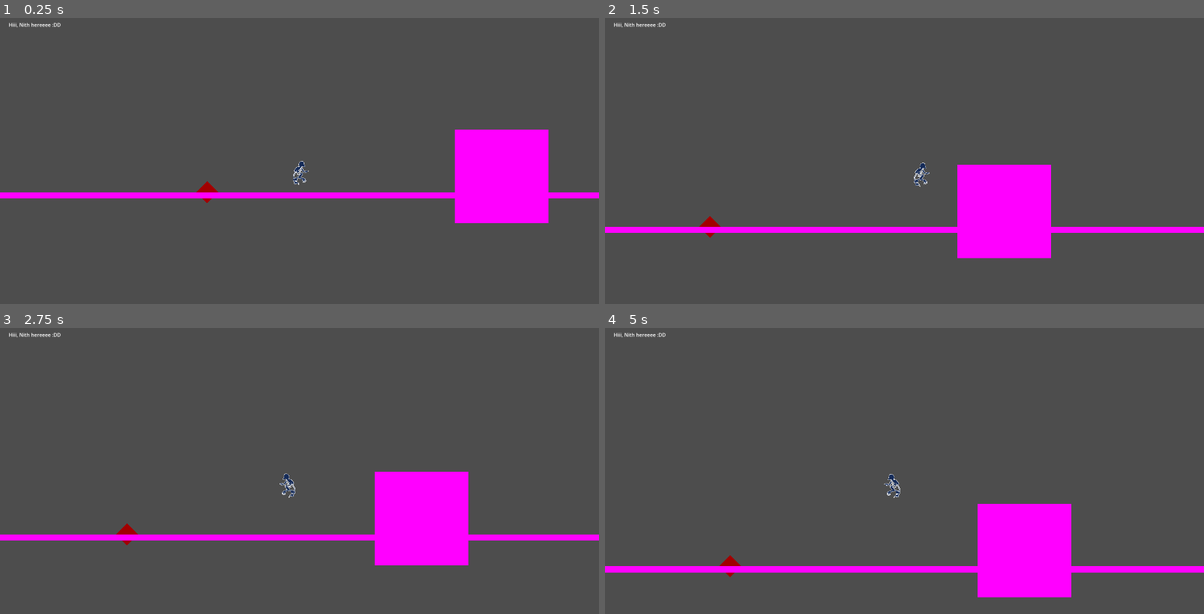
Above: before the commit, frames 1-4 (two rows, left to right).
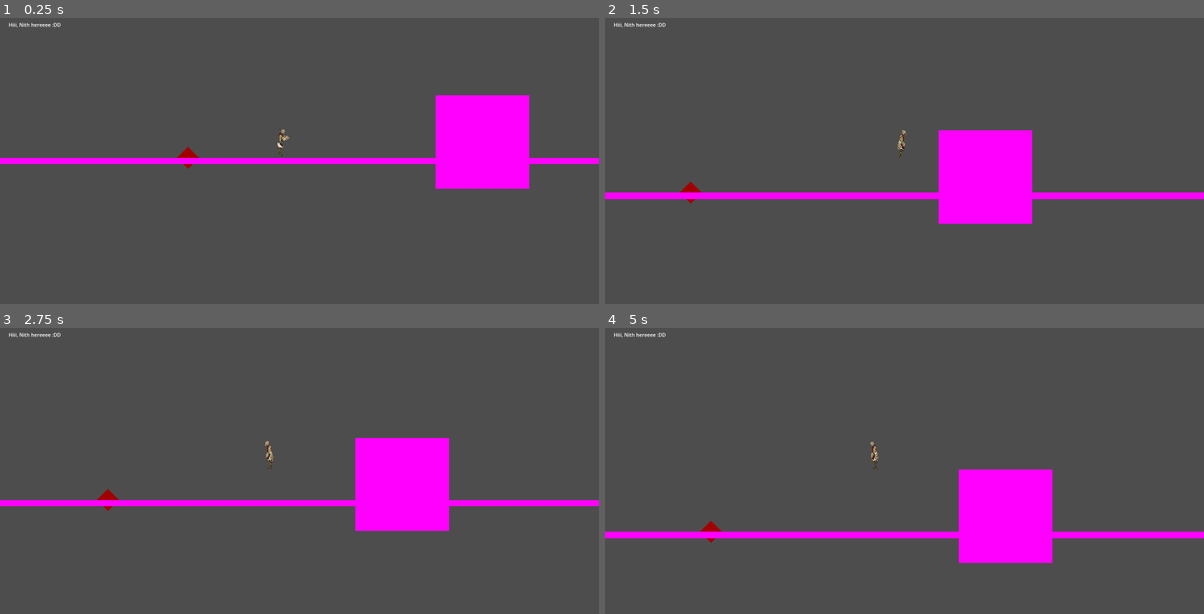
Above: after the commit, the same moments.

Repository: M4przybysz/Kamen-z-serca
Game: Godot game, scene res://src/main/main.tscn
The game is run twice, just before and just after one commit, with the same random seed, the same clock (stepped at 60 frames per second) and the same inputs.
Inputs:
- Up to frame 1 (0.25 s): no input
- Up to frame 2 (1.5 s): hold D (move_right) from 0.53 s (still down); tap Space (jump) at 0.6, 0.77, 1.07 s; tap Shift (slide_and_air_dash) at 1.35 s
- Up to frame 3 (2.75 s): tap Space (jump) at 1.52, 1.55, 1.82, 2.1 s; release D (move_right) at 2.03 s; hold A (move_left) from 2.03 s (still down)
- Up to frame 4 (5 s): release A (move_left) at 2.78 s; hold D (move_right) 2.78-4.28 s; tap Shift (slide_and_air_dash) at 2.85, 4.35 s; tap Space (jump) at 3.02, 3.05, 3.32, 3.6, 3.77, 4.07, 4.52, 4.55, 4.82 s; hold A (move_left) from 4.28 s (still down)

The runs differ from the first frame. In frame 1, 8.9% of the frame differs, in the area x 0-100%, y 26-72%; in frame 2, 9.1%; in frame 3, 9.0%; in frame 4, 9.3%, in the area x 0-100%, y 39-95%.

Commit message:
Podmiana grafik animacji gracza

Diff:
--- a/la_creatura_game/src/gameplay/gameplay.tscn
+++ b/la_creatura_game/src/gameplay/gameplay.tscn
@@ -25,7 +25,8 @@
 position = Vector2(977, 517)
 
 [node name="Camera2D" type="Camera2D" parent="Player"]
-position = Vector2(25, 45)
+position = Vector2(86.207, 155.172)
+scale = Vector2(3.44828, 3.44828)
 position_smoothing_enabled = true
 position_smoothing_speed = 10.0
 
--- a/la_creatura_game/src/player/player.tscn
+++ b/la_creatura_game/src/player/player.tscn
@@ -1,7 +1,9 @@
-[gd_scene load_steps=14 format=3 uid="uid://ctso286u1j6so"]
+[gd_scene load_steps=34 format=3 uid="uid://ctso286u1j6so"]
 
 [ext_resource type="Script" path="res://src/player/player.gd" id="1_golh8"]
-[ext_resource type="Texture2D" uid="uid://pplyfl44k6m3" path="res://assets/sprites/test_player.png" id="1_hj8ny"]
+[ext_resource type="Texture2D" uid="uid://dmucc811gi2kx" path="res://assets/sprites/Player/chwyt.png" id="2_mp1ub"]
+[ext_resource type="Texture2D" uid="uid://bn2o2sxl2sgws" path="res://assets/sprites/Player/krokiprawog.png" id="3_eof5l"]
+[ext_resource type="Texture2D" uid="uid://cc185eqheaern" path="res://assets/sprites/Player/skok.png" id="4_boho2"]
 
 [sub_resource type="RectangleShape2D" id="RectangleShape2D_85ty6"]
 size = Vector2(50, 100)
@@ -9,47 +11,122 @@
 [sub_resource type="RectangleShape2D" id="RectangleShape2D_8rjwc"]
 size = Vector2(100, 50)
 
-[sub_resource type="AtlasTexture" id="AtlasTexture_83vl1"]
-atlas = ExtResource("1_hj8ny")
-region = Rect2(100, 100, 100, 100)
-
-[sub_resource type="AtlasTexture" id="AtlasTexture_55smq"]
-atlas = ExtResource("1_hj8ny")
-region = Rect2(0, 0, 100, 100)
-
-[sub_resource type="AtlasTexture" id="AtlasTexture_gitpf"]
-atlas = ExtResource("1_hj8ny")
-region = Rect2(200, 100, 100, 100)
-
-[sub_resource type="AtlasTexture" id="AtlasTexture_voiqq"]
-atlas = ExtResource("1_hj8ny")
-region = Rect2(0, 0, 100, 100)
-
-[sub_resource type="AtlasTexture" id="AtlasTexture_slyl0"]
-atlas = ExtResource("1_hj8ny")
-region = Rect2(100, 0, 100, 100)
-
-[sub_resource type="AtlasTexture" id="AtlasTexture_h3sr5"]
-atlas = ExtResource("1_hj8ny")
-region = Rect2(200, 0, 100, 100)
-
-[sub_resource type="AtlasTexture" id="AtlasTexture_5rgla"]
-atlas = ExtResource("1_hj8ny")
-region = Rect2(0, 100, 100, 100)
+[sub_resource type="AtlasTexture" id="AtlasTexture_5msfj"]
+atlas = ExtResource("2_mp1ub")
+region = Rect2(1134, 0, 567, 811)
+
+[sub_resource type="AtlasTexture" id="AtlasTexture_d2nkj"]
+atlas = ExtResource("2_mp1ub")
+region = Rect2(1701, 0, 567, 811)
+
+[sub_resource type="AtlasTexture" id="AtlasTexture_ob6qe"]
+atlas = ExtResource("3_eof5l")
+region = Rect2(1707, 29, 560, 804)
+
+[sub_resource type="AtlasTexture" id="AtlasTexture_4ffuw"]
+atlas = ExtResource("4_boho2")
+region = Rect2(0, 15, 560, 804)
+
+[sub_resource type="AtlasTexture" id="AtlasTexture_16i3v"]
+atlas = ExtResource("4_boho2")
+region = Rect2(569, 15, 560, 804)
+
+[sub_resource type="AtlasTexture" id="AtlasTexture_blpw3"]
+atlas = ExtResource("4_boho2")
+region = Rect2(1138, 15, 560, 804)
+
+[sub_resource type="AtlasTexture" id="AtlasTexture_lm4cl"]
+atlas = ExtResource("4_boho2")
+region = Rect2(1707, 15, 560, 804)
+
+[sub_resource type="AtlasTexture" id="AtlasTexture_85cfd"]
+atlas = ExtResource("4_boho2")
+region = Rect2(2276, 15, 560, 804)
+
+[sub_resource type="AtlasTexture" id="AtlasTexture_g0akl"]
+atlas = ExtResource("3_eof5l")
+region = Rect2(1707, 29, 560, 804)
+
+[sub_resource type="AtlasTexture" id="AtlasTexture_hvigc"]
+atlas = ExtResource("3_eof5l")
+region = Rect2(2276, 29, 560, 804)
+
+[sub_resource type="AtlasTexture" id="AtlasTexture_v4igh"]
+atlas = ExtResource("3_eof5l")
+region = Rect2(0, 833, 560, 804)
+
+[sub_resource type="AtlasTexture" id="AtlasTexture_thmm1"]
+atlas = ExtResource("3_eof5l")
+region = Rect2(569, 833, 560, 804)
+
+[sub_resource type="AtlasTexture" id="AtlasTexture_3dtp1"]
+atlas = ExtResource("3_eof5l")
+region = Rect2(1138, 833, 560, 804)
+
+[sub_resource type="AtlasTexture" id="AtlasTexture_iqc01"]
+atlas = ExtResource("3_eof5l")
+region = Rect2(1707, 833, 560, 804)
+
+[sub_resource type="AtlasTexture" id="AtlasTexture_4ns07"]
+atlas = ExtResource("3_eof5l")
+region = Rect2(2276, 833, 560, 804)
+
+[sub_resource type="AtlasTexture" id="AtlasTexture_5jhiu"]
+atlas = ExtResource("3_eof5l")
+region = Rect2(0, 1637, 560, 804)
+
+[sub_resource type="AtlasTexture" id="AtlasTexture_n0ayu"]
+atlas = ExtResource("3_eof5l")
+region = Rect2(569, 1637, 560, 804)
+
+[sub_resource type="AtlasTexture" id="AtlasTexture_gq15m"]
+atlas = ExtResource("3_eof5l")
+region = Rect2(1138, 1637, 560, 804)
+
+[sub_resource type="AtlasTexture" id="AtlasTexture_sh0mc"]
+atlas = ExtResource("3_eof5l")
+region = Rect2(1707, 1637, 560, 804)
+
+[sub_resource type="AtlasTexture" id="AtlasTexture_cmawv"]
+atlas = ExtResource("3_eof5l")
+region = Rect2(2276, 1637, 560, 804)
+
+[sub_resource type="AtlasTexture" id="AtlasTexture_mpn3y"]
+atlas = ExtResource("3_eof5l")
+region = Rect2(0, 2441, 560, 804)
+
+[sub_resource type="AtlasTexture" id="AtlasTexture_05yvl"]
+atlas = ExtResource("3_eof5l")
+region = Rect2(569, 2441, 560, 804)
+
+[sub_resource type="AtlasTexture" id="AtlasTexture_fpl8j"]
+atlas = ExtResource("3_eof5l")
+region = Rect2(1138, 2441, 560, 804)
+
+[sub_resource type="AtlasTexture" id="AtlasTexture_msgu8"]
+atlas = ExtResource("3_eof5l")
+region = Rect2(1707, 2441, 560, 804)
+
+[sub_resource type="AtlasTexture" id="AtlasTexture_fh5yk"]
+atlas = ExtResource("3_eof5l")
+region = Rect2(2276, 2441, 560, 804)
 
 [sub_resource type="SpriteFrames" id="SpriteFrames_n5irl"]
 animations = [{
 "frames": [{
 "duration": 1.0,
-"texture": SubResource("AtlasTexture_83vl1")
+"texture": SubResource("AtlasTexture_5msfj")
+}, {
+"duration": 1.0,
+"texture": SubResource("AtlasTexture_d2nkj")
 }],
 "loop": true,
 "name": &"grab_edge",
-"speed": 5.0
-}, {
-"frames": [{
-"duration": 1.0,
-"texture": SubResource("AtlasTexture_55smq")
+"speed": 2.0
+}, {
+"frames": [{
+"duration": 1.0,
+"texture": SubResource("AtlasTexture_ob6qe")
 }],
 "loop": true,
 "name": &"idle",
@@ -57,7 +134,19 @@
 }, {
 "frames": [{
 "duration": 1.0,
-"texture": SubResource("AtlasTexture_gitpf")
+"texture": SubResource("AtlasTexture_4ffuw")
+}, {
+"duration": 1.0,
+"texture": SubResource("AtlasTexture_16i3v")
+}, {
+"duration": 1.0,
+"texture": SubResource("AtlasTexture_blpw3")
+}, {
+"duration": 1.0,
+"texture": SubResource("AtlasTexture_lm4cl")
+}, {
+"duration": 1.0,
+"texture": SubResource("AtlasTexture_85cfd")
 }],
 "loop": true,
 "name": &"jump",
@@ -65,20 +154,59 @@
 }, {
 "frames": [{
 "duration": 1.0,
-"texture": SubResource("AtlasTexture_voiqq")
-}, {
-"duration": 1.0,
-"texture": SubResource("AtlasTexture_slyl0")
-}, {
-"duration": 1.0,
-"texture": SubResource("AtlasTexture_h3sr5")
-}, {
-"duration": 1.0,
-"texture": SubResource("AtlasTexture_5rgla")
+"texture": SubResource("AtlasTexture_g0akl")
+}, {
+"duration": 1.0,
+"texture": SubResource("AtlasTexture_hvigc")
+}, {
+"duration": 1.0,
+"texture": SubResource("AtlasTexture_v4igh")
+}, {
+"duration": 1.0,
+"texture": SubResource("AtlasTexture_thmm1")
+}, {
+"duration": 1.0,
+"texture": SubResource("AtlasTexture_3dtp1")
+}, {
+"duration": 1.0,
+"texture": SubResource("AtlasTexture_iqc01")
+}, {
+"duration": 1.0,
+"texture": SubResource("AtlasTexture_4ns07")
+}, {
+"duration": 1.0,
+"texture": SubResource("AtlasTexture_5jhiu")
+}, {
+"duration": 1.0,
+"texture": SubResource("AtlasTexture_n0ayu")
+}, {
+"duration": 1.0,
+"texture": SubResource("AtlasTexture_gq15m")
+}, {
+"duration": 1.0,
+"texture": SubResource("AtlasTexture_sh0mc")
+}, {
+"duration": 1.0,
+"texture": SubResource("AtlasTexture_cmawv")
+}, {
+"duration": 1.0,
+"texture": SubResource("AtlasTexture_mpn3y")
+}, {
+"duration": 1.0,
+"texture": SubResource("AtlasTexture_05yvl")
+}, {
+"duration": 1.0,
+"texture": SubResource("AtlasTexture_fpl8j")
+}, {
+"duration": 1.0,
+"texture": SubResource("AtlasTexture_msgu8")
+}, {
+"duration": 1.0,
+"texture": SubResource("AtlasTexture_fh5yk")
 }],
 "loop": true,
 "name": &"run",
-"speed": 10.0
+"speed": 12.0
 }]
 
 [sub_resource type="RectangleShape2D" id="RectangleShape2D_7yxln"]
@@ -109,8 +237,9 @@
 
 [node name="AnimatedSprite2D" type="AnimatedSprite2D" parent="."]
 position = Vector2(22, 50)
+scale = Vector2(0.125, 0.125)
 sprite_frames = SubResource("SpriteFrames_n5irl")
-animation = &"grab_edge"
+animation = &"jump"
 autoplay = "idle"
 
 [node name="CollisionShape2D" type="CollisionShape2D" parent="."]
--- a/la_creatura_game/src/test_elements/enemy/Spike_test.tscn
+++ b/la_creatura_game/src/test_elements/enemy/Spike_test.tscn
@@ -15,5 +15,4 @@
 color = Color(0.631373, 0, 0, 1)
 
 [node name="CollisionShape2D" type="CollisionShape2D" parent="."]
-scale = Vector2(1, 1)
 shape = SubResource("RectangleShape2D_bpknk")
Binary file added: la_creatura_game/assets/sprites/Player/chwyt.png
Not shown, added: la_creatura_game/assets/sprites/Player/chwyt.png.import
Binary file added: la_creatura_game/assets/sprites/Player/krokiprawog.png
Not shown, added: la_creatura_game/assets/sprites/Player/krokiprawog.png.import
Binary file added: la_creatura_game/assets/sprites/Player/skok.png
Not shown, added: la_creatura_game/assets/sprites/Player/skok.png.import
